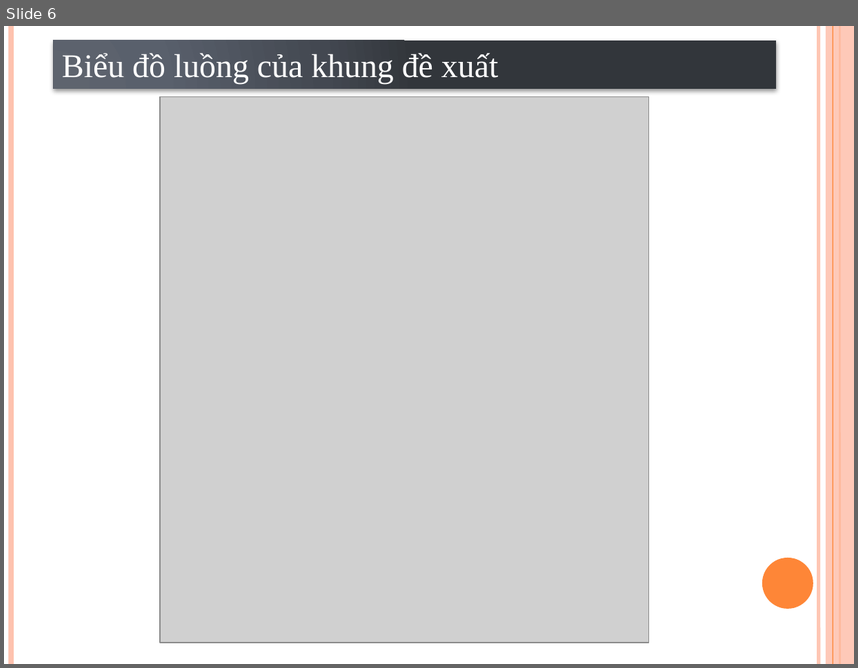
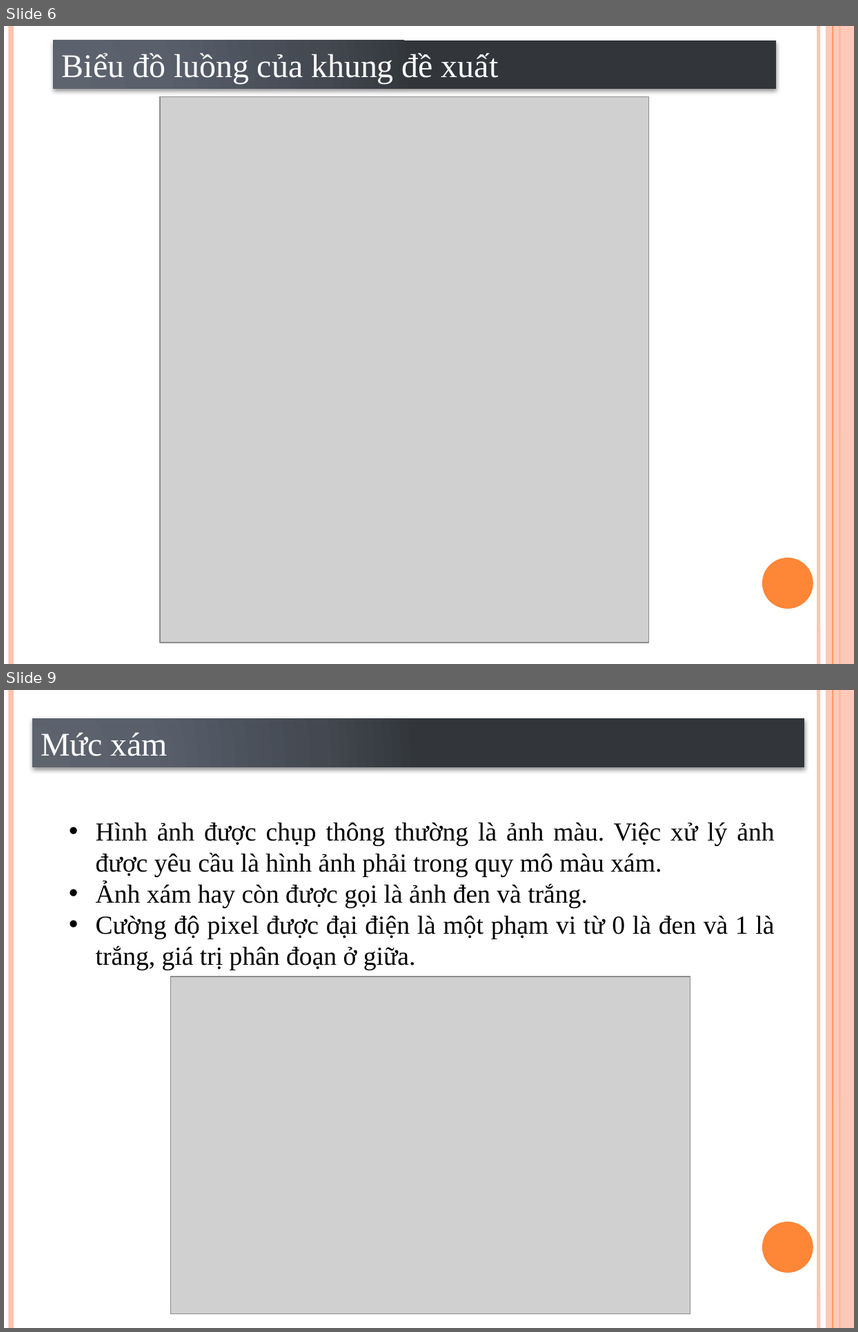
Before and after one commit to VoLeKhanhDuy/Xu_Ly_Anh, a slide deck: Optical character recognition using template matching.pptx. Shown one above the other, each under a label of ours: slide 6 before the commit, slides 6 and 9 after it; the slides between them are not shown. The pictures are 858x668 and 858x1332 pixels, drawn with LibreOffice and Linux fonts; fonts in the diff are those of the drawing; grey boxes stand for pictures. Boxes give left, top, right and bottom in pixels: in the first picture for what was removed or moved away, otherwise in the second. Text is boxed around its words. In the diff, an @@ line names an element or a change of style, - is before the commit and + after.

```diff
--- a/Optical character recognition using template matching.pptx
+++ b/Optical character recognition using template matching.pptx
@@ slide 9 added at (4,690,854,1328), background #FFFFFF; not listed: 6 template elements that a slide beside it also shows @@
@@ rectangle added at (32,718,804,767), fill gradient #5E656F to #5B616B to #444951 to #32363C, 28 pt, text #FFFFFF @@
+Mức xám
@@ text added at (96,822,774,970), 22 pt, text #000000 @@
+• Hình ảnh được chụp thông thường là ảnh màu. Việc xử lý ảnh được yêu cầu là hình ảnh phải trong quy mô màu xám.
+• Ảnh xám hay còn được gọi là ảnh đen và trắng.
+• Cường độ pixel được đại điện là một phạm vi từ 0 là đen và 1 là trắng, giá trị phân đoạn ở giữa.
@@ picture added at (170,976,691,1313) @@
```
Also in this commit, not shown: 2 other slides added, 1 slide removed.
